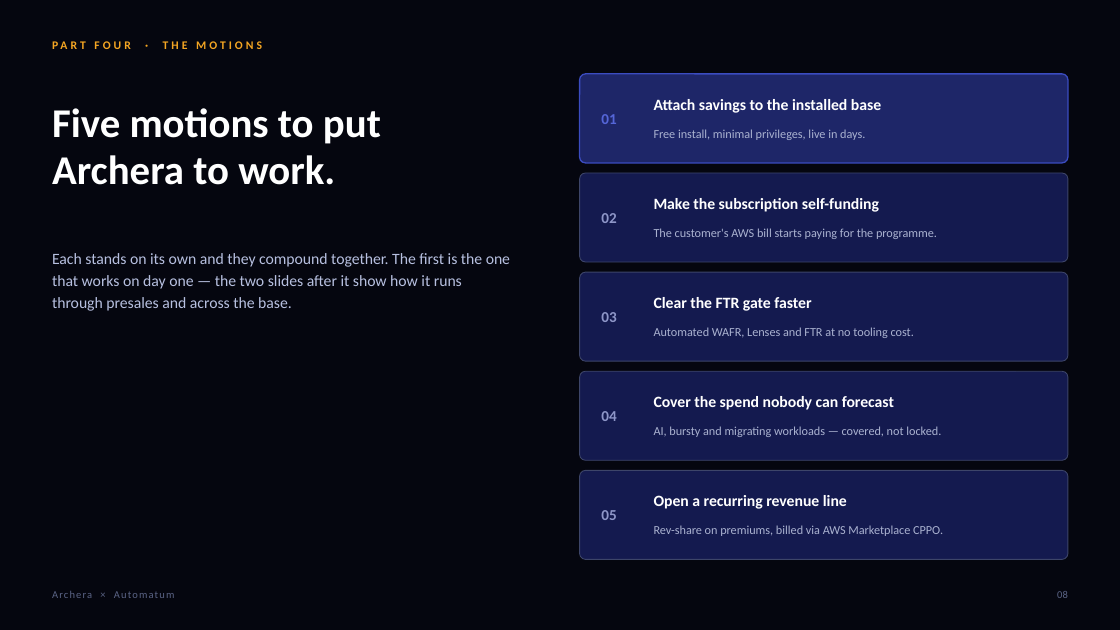
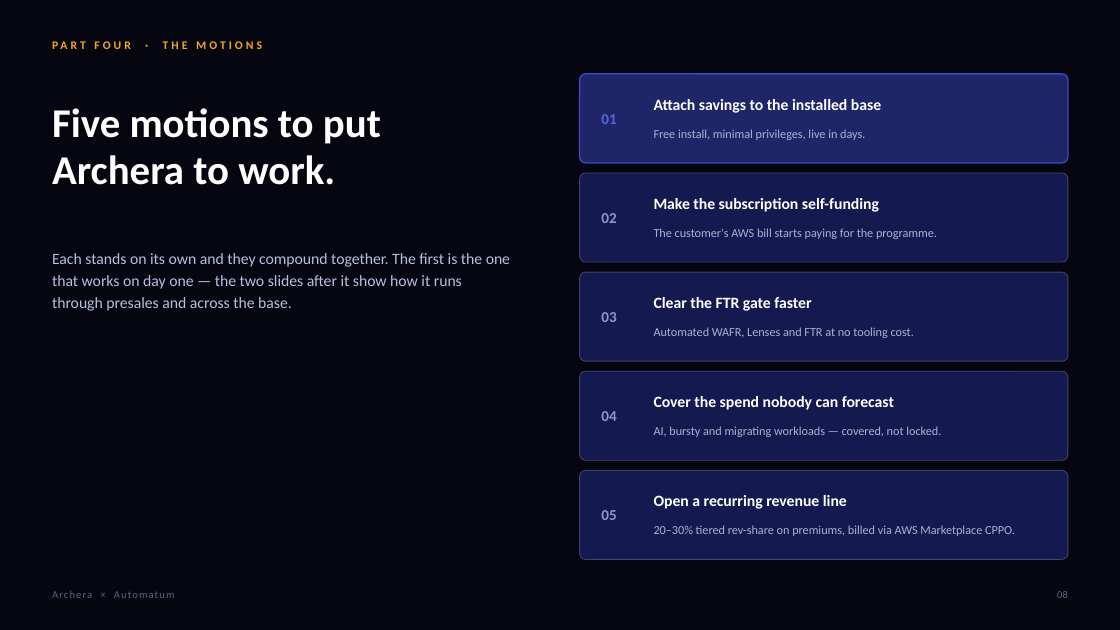
Before and after one commit to KianteEvans/barberbook, a slide deck: slide 8 of decks/Archera-for-Automatum.pptx. Drawn at 1120x630 pixels with LibreOffice and Linux fonts; fonts in the diff are those of the drawing. Boxes give left, top, right and bottom in pixels: in the first picture for what was removed or moved away, otherwise in the second. Text is boxed around its words. In the diff, an @@ line names an element or a change of style, - is before the commit and + after.

```diff
--- a/decks/Archera-for-Automatum.pptx
+++ b/decks/Archera-for-Automatum.pptx
@@ text at (x1=654, y1=525, x2=1015, y2=536): text changed @@
-Rev-share on premiums, billed via AWS Marketplace CPPO.
+20–30% tiered rev-share on premiums, billed via AWS Marketplace CPPO.
```
Also in this commit, not shown: 6 other slides changed, 2 other files.
